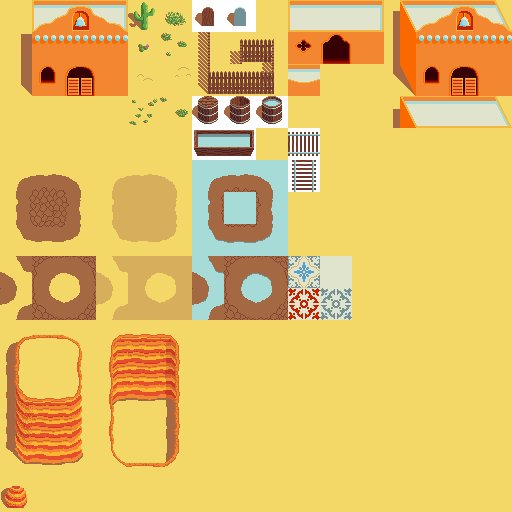
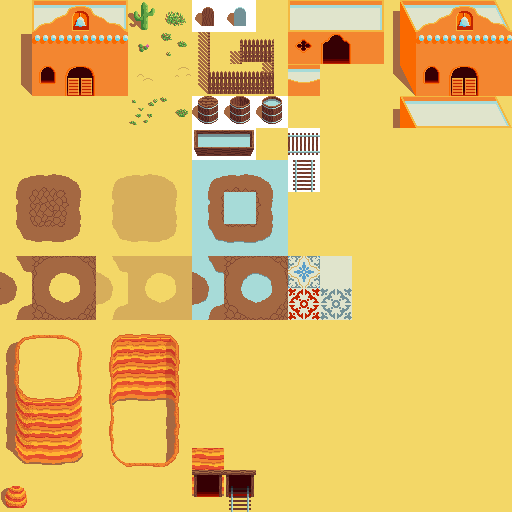
Layers edited between the first and the second 512 x 512 image:
added layer "MineEntrance" above "Pasted Layer #7" over (x1=192, y1=470, x2=256, y2=512)
added layer "Pasted Layer #7" above "Pasted Layer #6" over (x1=192, y1=448, x2=224, y2=497)
painted on "Train Tracks copy" over (x1=292, y1=160, x2=316, y2=192)
painted on "Train Tracks" over (x1=288, y1=132, x2=320, y2=156)
